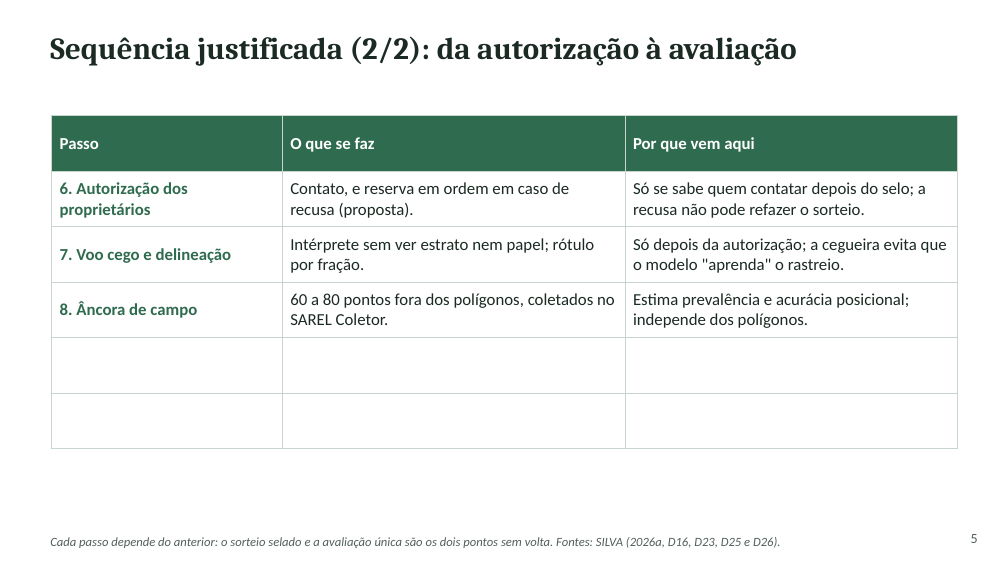
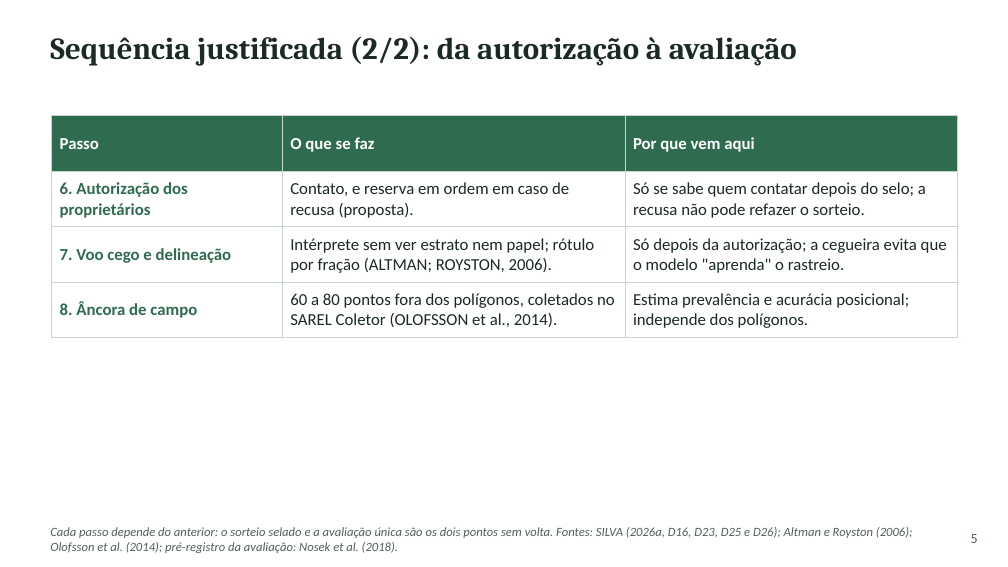
Before and after one commit to RedZardoz/localizador-erosao-v02, a slide deck: slide 6 of docs/Apresentacao_SAREL_Enxuta_3_referencias_ABNT.pptx. Drawn at 1008x567 pixels with LibreOffice and Linux fonts; fonts in the diff are those of the drawing. Boxes give left, top, right and bottom in pixels: in the first picture for what was removed or moved away, otherwise in the second. Text is boxed around its words. In the diff, an @@ line names an element or a change of style, - is before the commit and + after.

```diff
--- a/docs/Apresentacao_SAREL_Enxuta_3_referencias_ABNT.pptx
+++ b/docs/Apresentacao_SAREL_Enxuta_3_referencias_ABNT.pptx
@@ table at bbox=[51, 116, 958, 449] @@
-row 3: 7. Voo cego e delineação | Intérprete sem ver estrato nem papel; rótulo por fração. | Só depois da autorização; a cegueira evita que o modelo "aprenda" o rastreio.
-row 4: 8. Âncora de campo | 60 a 80 pontos fora dos polígonos, coletados no SAREL Coletor. | Estima prevalência e acurácia posicional; independe dos polígonos.
-row 5:  |  | 
-row 6:  |  | 
+row 3: 7. Voo cego e delineação | Intérprete sem ver estrato nem papel; rótulo por fração (ALTMAN; ROYSTON, 2006). | Só depois da autorização; a cegueira evita que o modelo "aprenda" o rastreio.
+row 4: 8. Âncora de campo | 60 a 80 pontos fora dos polígonos, coletados no SAREL Coletor (OLOFSSON et al., 2014). | Estima prevalência e acurácia posicional; independe dos polígonos.
@@ text at bbox=[50, 527, 913, 553]: text changed @@
-Cada passo depende do anterior: o sorteio selado e a avaliação única são os dois pontos sem volta. Fontes: SILVA (2026a, D16, D23, D25 e D26).
+Cada passo depende do anterior: o sorteio selado e a avaliação única são os dois pontos sem volta. Fontes: SILVA (2026a, D16, D23, D25 e D26); Altman e Royston (2006); Olofsson et al. (2014); pré-registro da avaliação: Nosek et al. (2018).
```
Also in this commit, not shown: 10 other slides changed.
